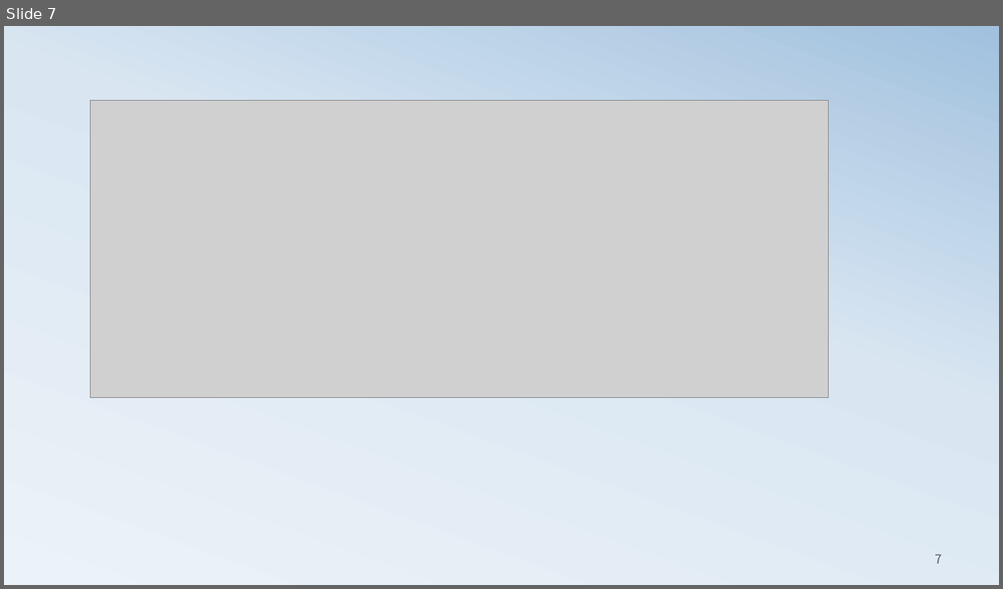
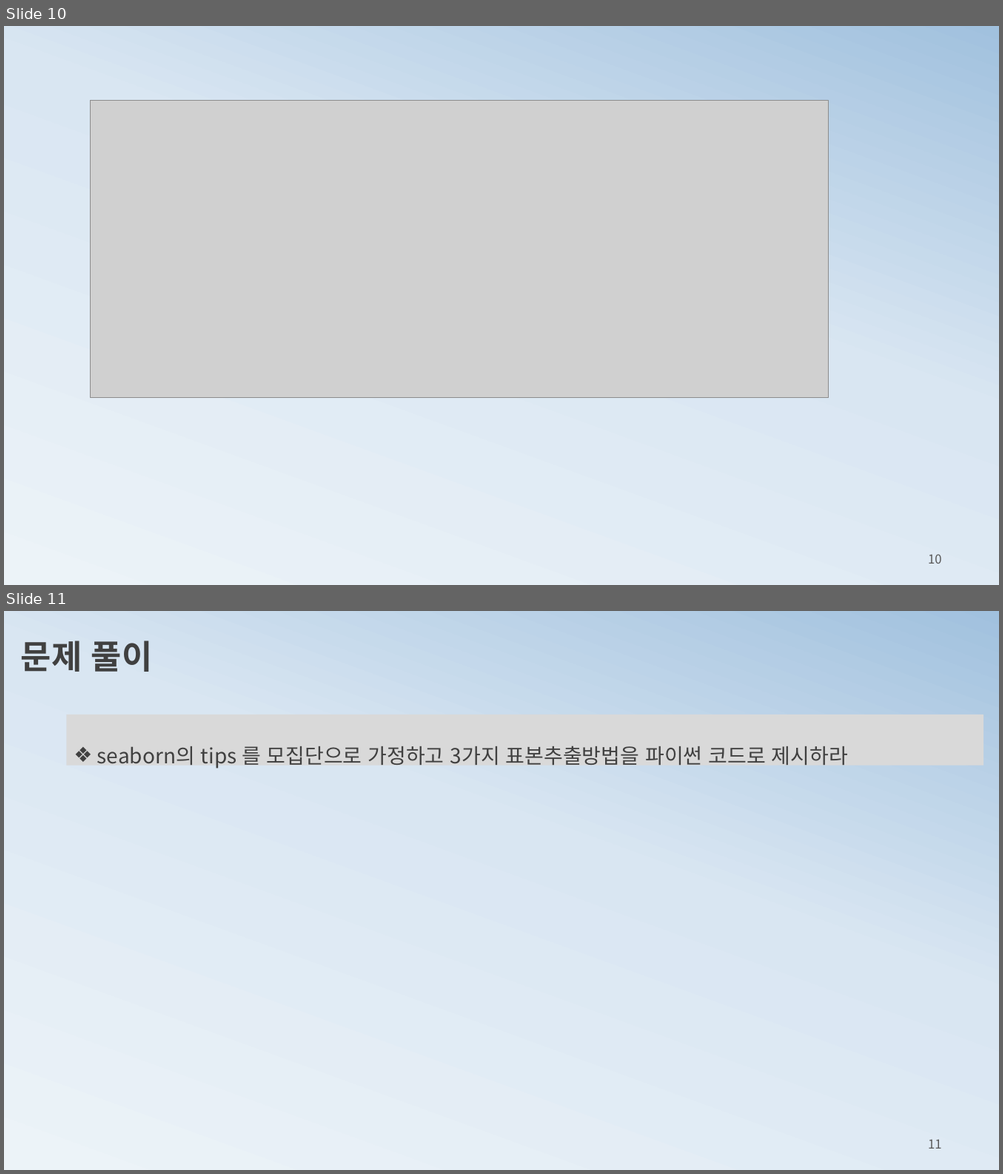
Before and after one commit to ancestor9/mathematics-for-machine-learning, a slide deck: 1_statistics for machine learning.pptx. Shown one above the other, each under a label of ours: slide 7 before the commit, slides 10 and 11 after it. The pictures are 1003x589 and 1003x1174 pixels, drawn with LibreOffice and Linux fonts; fonts in the diff are those of the drawing; grey boxes stand for pictures. Boxes give left, top, right and bottom in pixels: in the first picture for what was removed or moved away, otherwise in the second. Text is boxed around its words. In the diff, an @@ line names an element or a change of style, - is before the commit and + after.

```diff
--- a/1_statistics for machine learning.pptx
+++ b/1_statistics for machine learning.pptx
@@ slide 11 added at <box>4,611,999,1170</box>, background gradient #ECF3F8 to #D9E6F2 to #A1C1DE @@
@@ text added at <box>21,641,152,672</box>, 32 pt, text #404040, bold @@
+문제 풀이
@@ rectangle added at <box>67,715,983,766</box>, fill #D9D9D9, 20 pt, text #404040 @@
+❖ seaborn의 tips 를 모집단으로 가정하고 3가지 표본추출방법을 파이썬 코드로 제시하라
@@ page number added at <box>928,1139,942,1149</box>, 12 pt, text #595959 @@
+11
@@ what was slide 7 is now slide 10 @@
@@ page number at <box>928,554,942,564</box>: text changed @@
-7
+10
```
Also in this commit, not shown: 2 slides changed, 7 other slides added.
